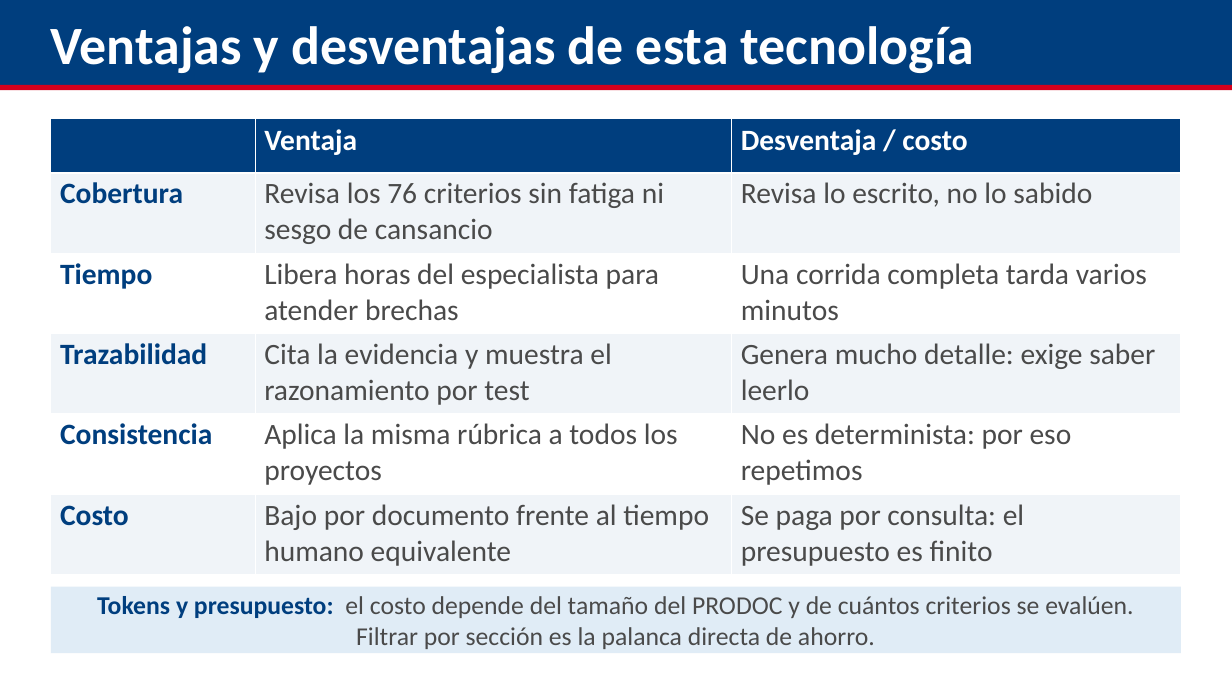
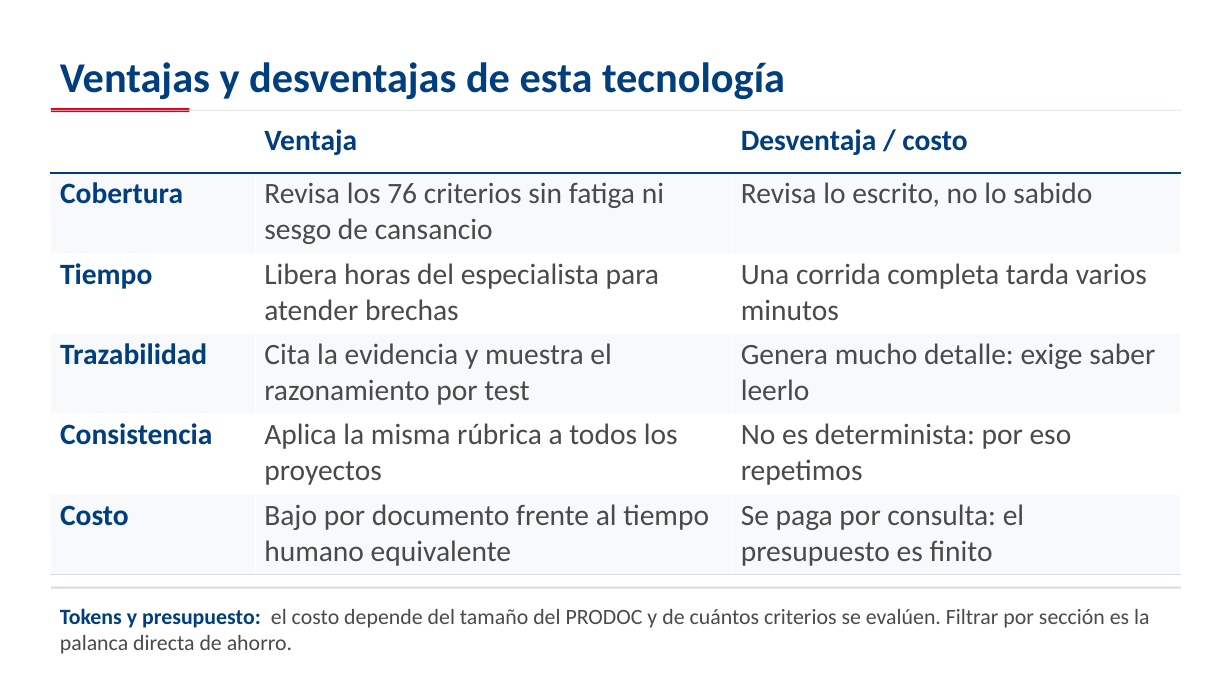
Before and after one commit to aevpsnow6-oss/deploy, a slide deck: slide 20 of presentation/capacitacion_appraisal/Capacitacion_Appraisal_GPT_Ahmed.pptx (slide 15 before the commit). Drawn at 1232x693 pixels with LibreOffice and Linux fonts; fonts in the diff are those of the drawing. Boxes give left, top, right and bottom in pixels: in the first picture for what was removed or moved away, otherwise in the second. Text is boxed around its words. In the diff, an @@ line names an element or a change of style, - is before the commit and + after.

```diff
--- a/presentation/capacitacion_appraisal/Capacitacion_Appraisal_GPT_Ahmed.pptx
+++ b/presentation/capacitacion_appraisal/Capacitacion_Appraisal_GPT_Ahmed.pptx
@@ rectangle removed at [0,0,1232,85] @@
@@ text "Ventajas y desventajas de esta ...": place and size @@
-text "Ventajas y desventajas de esta ..." at [51,26,974,73]
+text "Ventajas y desventajas de esta ..." at [60,62,785,99]
@@ text "Ventajas y desventajas de esta ..." at [60,62,785,99]: size 42 to 33 pt, text colour #FFFFFF to #003E7E @@
@@ table at [51,118,1181,575] @@
@@ fill #003E7E to #FFFFFF in row 1 @@
@@ fill #F0F4F8 to #F7F9FB in 9 cells @@
@@ text colour #FFFFFF to #003E7E in "Ventaja", "Desventaja / costo" @@
@@ borders changed @@
@@ rectangle: place and size @@
-rectangle at [0,85,1232,91]
+rectangle at [51,110,1181,111]
@@ rectangle at [51,110,1181,111]: fill #D6001C to #D6DCE3 @@
@@ rectangle added at [51,108,189,112], fill #D6001C @@
@@ text "Tokens y presupuesto: el costo ...": place and size @@
-text "Tokens y presupuesto: el costo ..." at [51,587,1181,653]
+text "Tokens y presupuesto: el costo ..." at [60,608,1149,654]
@@ text "Tokens y presupuesto: el costo ..." at [60,608,1149,654]: size 20 to 17 pt; alignment centre to left; vertical alignment middle to top; fill #E0ECF6 to none @@
@@ rectangle added at [51,587,1181,589], fill #D6DCE3 @@
```
Also in this commit, not shown: 26 other slides changed, 6 slides added, 8 other files.
